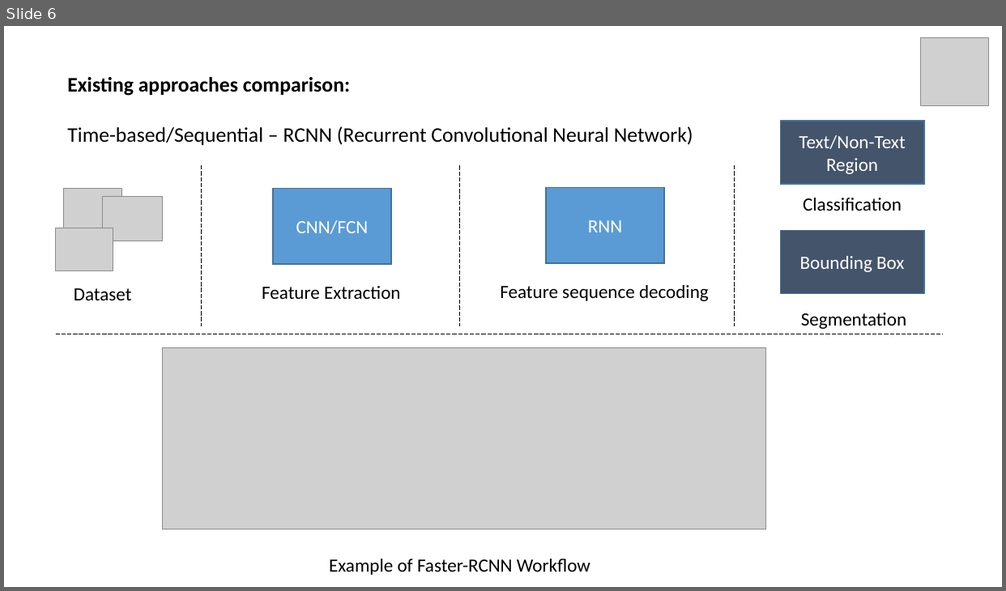
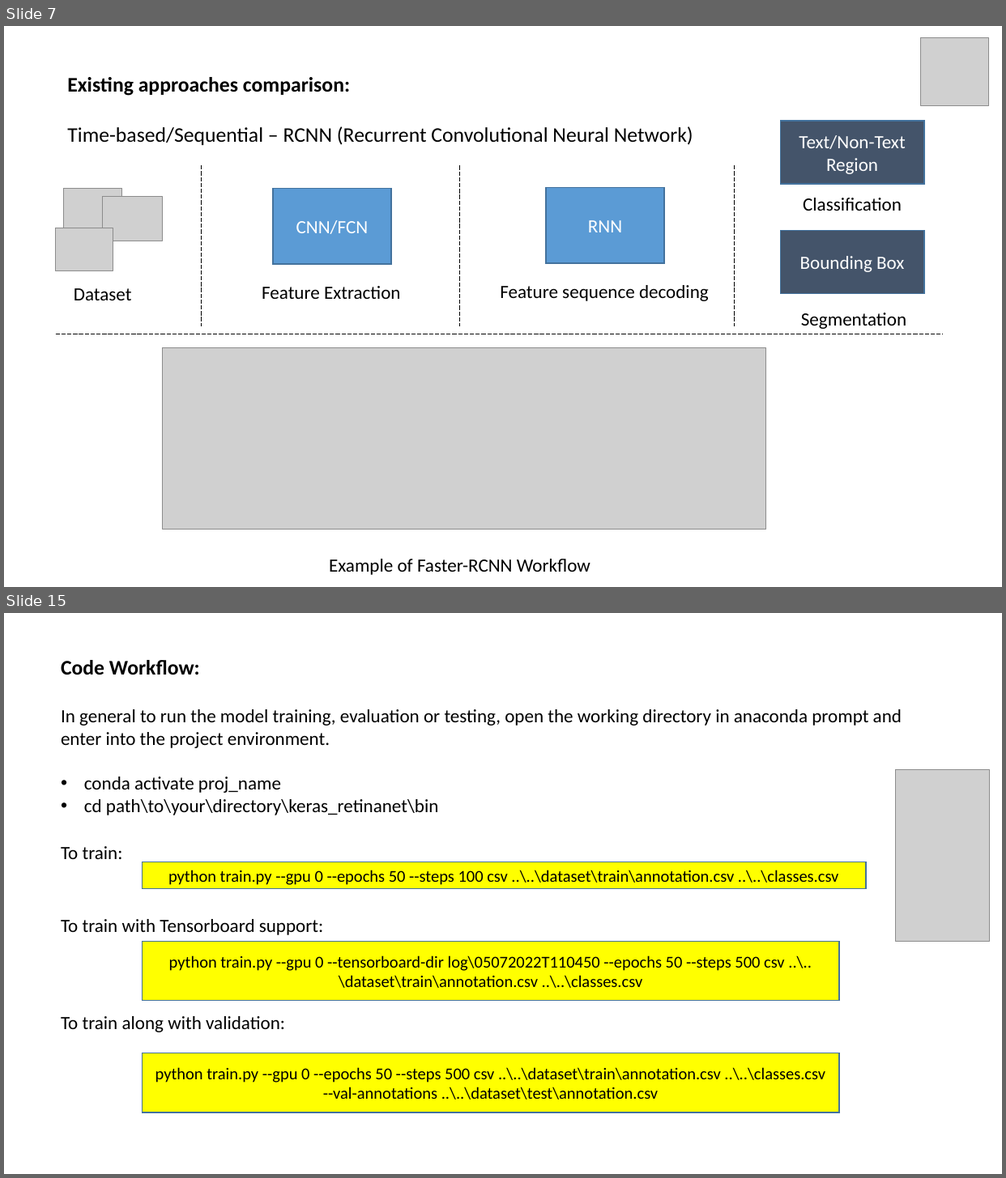
Before and after one commit to GustovalleyTechnovations/Text-Segmentation, a slide deck: Documents/Study/Project_Presentation.pptx. Shown one above the other, each under a label of ours: slide 6 before the commit, slides 7 and 15 after it; the slides between them are not shown. The pictures are 1006x591 and 1006x1178 pixels, drawn with LibreOffice and Linux fonts; fonts in the diff are those of the drawing; grey boxes stand for pictures. Boxes give left, top, right and bottom in pixels: in the first picture for what was removed or moved away, otherwise in the second. Text is boxed around its words. In the diff, an @@ line names an element or a change of style, - is before the commit and + after.

Commit message:
Project ppt and Ref images has been updated.

```diff
--- a/Documents/Study/Project_Presentation.pptx
+++ b/Documents/Study/Project_Presentation.pptx
@@ slide 15 added at <box>4,613,1002,1174</box>, background #FFFFFF @@
@@ text added at <box>61,660,901,1033</box>, 18 pt, text #000000 @@
+Code Workflow:
+In general to run the model training, evaluation or testing, open the working directory in anaconda prompt and enter into the project environment.
+• conda activate proj_name
+• cd path\to\your\directory\keras_retinanet\bin
+To train:
+To train with Tensorboard support:
+To train along with validation:
@@ picture added at <box>896,770,989,942</box> @@
@@ rectangle added at <box>142,862,866,889</box>, fill #FFFF00, outline #43739E 1 pt, 16 pt, text #000000 @@
+python train.py --gpu 0 --epochs 50 --steps 100 csv ..\..\dataset\train\annotation.csv ..\..\classes.csv
@@ rectangle added at <box>142,942,839,1001</box>, fill #FFFF00, outline #43739E 1 pt, 16 pt, text #000000 @@
+python train.py --gpu 0 --tensorboard-dir log\05072022T110450 --epochs 50 --steps 500 csv ..\..\dataset\train\annotation.csv ..\..\classes.csv
@@ rectangle added at <box>142,1053,839,1112</box>, fill #FFFF00, outline #43739E 1 pt, 16 pt, text #000000 @@
+python train.py --gpu 0 --epochs 50 --steps 500 csv ..\..\dataset\train\annotation.csv ..\..\classes.csv --val-annotations ..\..\dataset\test\annotation.csv
@@ what was slide 6 is now slide 7 @@
```
Also in this commit, not shown: 5 slides changed, 9 other slides added, 9 other files.
